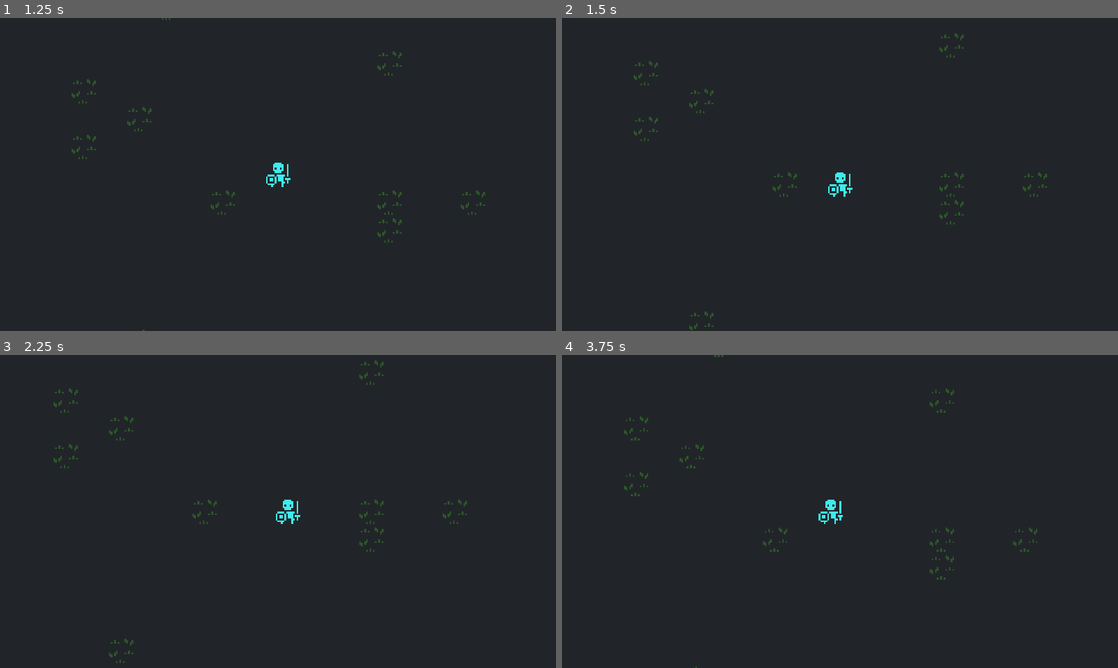
Above: before the commit, frames 1-4 (two rows, left to right).
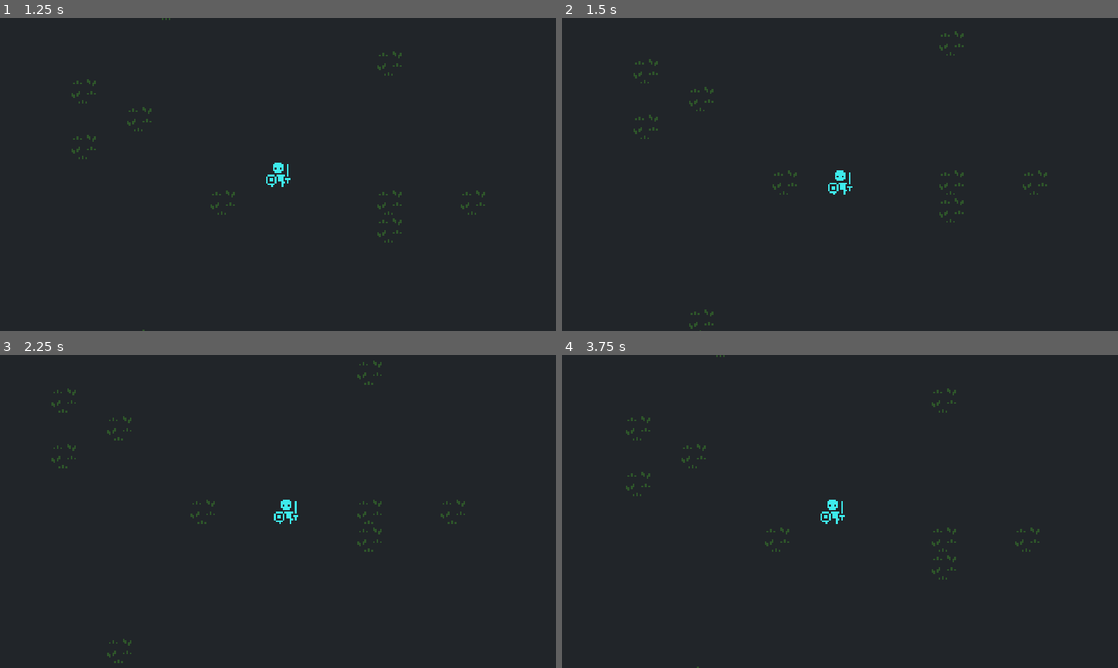
Above: after the commit, the same moments.

Repository: lilytastic/godot-roguelike
Game: Godot game, scene res://title/title.tscn
Two runs of this game, one before a commit and one after it. Both use one fixed random seed, a clock stepped at 60 frames per second and the inputs below.
Inputs:
- Up to frame 1 (1.25 s): tap Enter at 0.5 s; hold D (move_right) from 0.53 s (still down)
- Up to frame 2 (1.5 s): tap Space at 1.25 s; release D (move_right) at 1.28 s; hold S (move_down) from 1.28 s (still down)
- Up to frame 3 (2.25 s): release S (move_down) at 2.03 s; hold D (move_right) from 2.03 s (still down)
- Up to frame 4 (3.75 s): release D (move_right) at 2.78 s; hold W (move_up) 2.78-3.53 s; hold A (move_left) from 3.53 s (still down)

Frame 1 is identical in both runs. In frame 2, 0.6% of the frame differs, in the area x 12-88%, y 4-100%; in frame 3, 0.9%, in the area x 9-84%, y 1-99%; in frame 4, 0.8%.

Commit message:
load entity from map

Diff:
--- a/Game/game.tscn
+++ b/Game/game.tscn
@@ -1,7 +1,8 @@
-[gd_scene load_steps=3 format=4 uid="uid://tnnobbxmjsst"]
+[gd_scene load_steps=4 format=4 uid="uid://tnnobbxmjsst"]
 
 [ext_resource type="Script" path="res://game/game.gd" id="1_4nfvf"]
 [ext_resource type="TileSet" uid="uid://20orwfw58n08" path="res://game/map_test.tres" id="2_yu8y0"]
+[ext_resource type="Script" path="res://game/map_view.gd" id="3_01nnp"]
 
 [node name="Game" type="Node2D"]
 script = ExtResource("1_4nfvf")
@@ -12,3 +13,4 @@
 [node name="TileMapLayer" type="TileMapLayer" parent="."]
 tile_map_data = PackedByteArray("AAD+/wEAAAAFAAAAAAD7//7/AAAFAAAAAAAEAPz/AAAFAAAAAAD5//3/AAAFAAAAAAD5////AAAFAAAAAAD7/wYAAAAFAAAAAAD8//r/AAAFAAAAAAAEAAEAAAAFAAAAAAAEAAIAAAAFAAAAAAAHAAEAAAAFAAAAAAA=")
 tile_set = ExtResource("2_yu8y0")
+script = ExtResource("3_01nnp")
--- a/engine/classes/entity.gd
+++ b/engine/classes/entity.gd
@@ -8,14 +8,14 @@
 		get: return location.map
 		set(value): location.map = value
 
-var position: Vector2i:
-		get: return location.position
+var position: Vector2:
+		get: return location.position if location.position else Vector2(0,0)
 		set(value): location.position = value
 
 # var inventory: { uuid: int, stack: int }[]
 
 var blueprint: Blueprint:
-	get: return ECS.blueprints.get(_blueprint, null)
+	get: return Global.ecs.blueprints.get(_blueprint, null)
 	set(value): _blueprint = value.id
 
 
--- a/engine/ecs.gd
+++ b/engine/ecs.gd
@@ -1,28 +1,27 @@
 class_name ECS
 
-static var entities: Dictionary = {}
-static var blueprints: Dictionary = {}
+var entities: Dictionary = {}
+var blueprints: Dictionary = {}
 
-static func entity(id: int) -> Entity:
+signal entity_added
+
+func entity(id: int) -> Entity:
 	if (entities.has(id)):
 		return entities[id]
 	return null
 
-static func add(_entity: Entity) -> int:
+func add(_entity: Entity) -> int:
 	entities[_entity.uuid] = _entity
+	entity_added.emit(_entity)
 	return _entity.uuid
 
-static func create(opts: EntityCreationOptions):
-	var actor: PackedScene = preload("res://game/actor.tscn")
-	var new_actor = actor.instantiate()
+func create(opts: EntityCreationOptions) -> Entity:
+	var new_entity = Entity.new(opts)
+	var new_id = add(new_entity)
+	# print(new_id, entity(new_id))
+	return entity(new_id)
 
-	var new_entity = Entity.new(opts)
-	var new_id = ECS.add(new_entity)
-	print(new_id, ECS.entity(new_id))
-	new_actor.load(new_id)
-	return new_actor
-
-static func load_data() -> void:
+func load_data() -> void:
 	var resources = Files.get_all_files('res://data')
 	var preprocess: Dictionary
 
--- a/game/actor.gd
+++ b/game/actor.gd
@@ -1,8 +1,9 @@
+class_name Actor
 extends Sprite2D
 
 var entity: Entity:
-	get: return ECS.entity(_entityId)
-	set(value): load(value.id)
+	get: return Global.ecs.entity(_entityId)
+	set(value): self.load(value.uuid)
 
 var _entityId: int
 
@@ -15,11 +16,15 @@
 
 func _process(delta: float) -> void:
 	if entity and entity.position != null:
-		position = lerp(position, Coords.get_position(entity.position), delta * 30)
+		position = lerp(position, Coords.get_position(entity.position, Vector2(8, 8)), delta * 30)
 
+func _init(_entity: Entity):
+	entity = _entity
 
 func load(id: int):
 	_entityId = id
+	name = 'Entity<' + str(entity.uuid) + '>'
+	position = Coords.get_position(entity.position)
 	if glyph:
 		set_texture(glyph.to_atlas_texture())
 		modulate = glyph.fg
--- a/game/actor.tscn
+++ b/game/actor.tscn
@@ -7,7 +7,7 @@
 atlas = ExtResource("1_nu0dg")
 region = Rect2(432, 0, 16, 16)
 
-[node name="Player" type="Sprite2D"]
+[node name="Actor" type="Sprite2D"]
 texture = SubResource("AtlasTexture_l4awr")
 centered = false
 script = ExtResource("2_im4yg")
--- a/game/game.gd
+++ b/game/game.gd
@@ -1,19 +1,20 @@
 extends Node
 
 const PC_TAG = 'PC'
-var player: Sprite2D
+var player: Entity
 var cameraSpeed := 6
 
 
 func _ready() -> void:
 	RenderingServer.set_default_clear_color(Palette.PALETTE.BACKGROUND)
-	ECS.load_data()
+	Global.ecs.load_data()
 
 	_new_game()
 
 
 func _process(delta: float) -> void:
-	$Camera2D.position = lerp($Camera2D.position, player.position, delta * cameraSpeed)
+	if player.position != null:
+		$Camera2D.position = lerp($Camera2D.position, Coords.get_position(player.position), delta * cameraSpeed)
 	$Camera2D.offset = Vector2i(8 + 16 * 0, 8)
 
 
@@ -21,28 +22,34 @@
 	for i: StringName in InputTag.MOVE_ACTIONS:
 		if event.is_action_pressed(i):
 			_move_pc(i)
+			return
 
+	if event.is_action_pressed('quicksave'):
+		save()
+		return
 
 func _new_game() -> void:
 	var options = EntityCreationOptions.new()
 	options.blueprint = 'hero'
-	player = ECS.create(options)
-	player.position = Coords.get_position(Vector2i(0, 0))
-	$TileMapLayer.add_child(player)
+	player = Global.ecs.create(options)
+	# player.position = Coords.get_position(Vector2i(0, 0))
 	save()
 
 
 func save() -> void:
 	var data = {}
-	data.entities = ECS.entities.values().map(
+	data.entities = Global.ecs.entities.values().map(
 		func(entity): return entity.save()
 	)
-	data.player = player._entityId
+	data.player = player.uuid
 	Files.save(data)
 
 
 func _move_pc(direction: StringName) -> void:
-	var coord: Vector2i = player.entity.position
+	if !player:
+		return
+
+	var coord: Vector2i = player.position
 
 	match direction:
 		InputTag.MOVE_LEFT:
@@ -54,4 +61,4 @@
 		InputTag.MOVE_DOWN:
 			coord += Vector2i.DOWN
 
-	player.entity.position = coord
+	player.position = coord
--- /dev/null
+++ b/game/map_view.gd
@@ -0,0 +1,24 @@
+extends TileMapLayer
+
+var map: String
+var actor: PackedScene = preload("res://game/actor.tscn")
+
+func _init():
+	_update()
+	Global.ecs.entity_added.connect(
+		func(entity):
+			print('added ', entity.uuid)
+			_update()
+	)
+
+func _update():
+	var entities = Global.ecs.entities.values().filter(
+		func(entity): return entity.map == map
+	)
+	for entity in entities:
+		if !find_child('Entity<'+str(entity.uuid)+'>'):
+			var new_actor = Actor.new(entity)
+			add_child(new_actor)
+			if !new_actor.has_method('load'):
+				continue
+			new_actor.load(entity.uuid)
--- /dev/null
+++ b/global.gd
@@ -0,0 +1,3 @@
+extends Node
+
+var ecs = ECS.new()
--- a/project.godot
+++ b/project.godot
@@ -14,6 +14,10 @@
 run/main_scene="res://title/title.tscn"
 config/features=PackedStringArray("4.3", "C#", "GL Compatibility")
 config/icon="res://icon.svg"
+
+[autoload]
+
+Global="*res://global.gd"
 
 [display]
 
@@ -55,6 +59,11 @@
 , Object(InputEventKey,"resource_local_to_scene":false,"resource_name":"","device":-1,"window_id":0,"alt_pressed":false …(186 unchanged characters)…
 ]
 }
+quicksave={
+"deadzone": 0.5,
+"events": [Object(InputEventKey,"resource_local_to_scene":false,"resource_name":"","device":-1,"window_id":0,"alt_pressed":false,"shift_pressed":true,"ctrl_pressed":false,"meta_pressed":false,"pressed":false,"keycode":0,"physical_keycode":81,"key_label":0,"unicode":81,"location":0,"echo":false,"script":null)
+]
+}
 
 [rendering]
 
